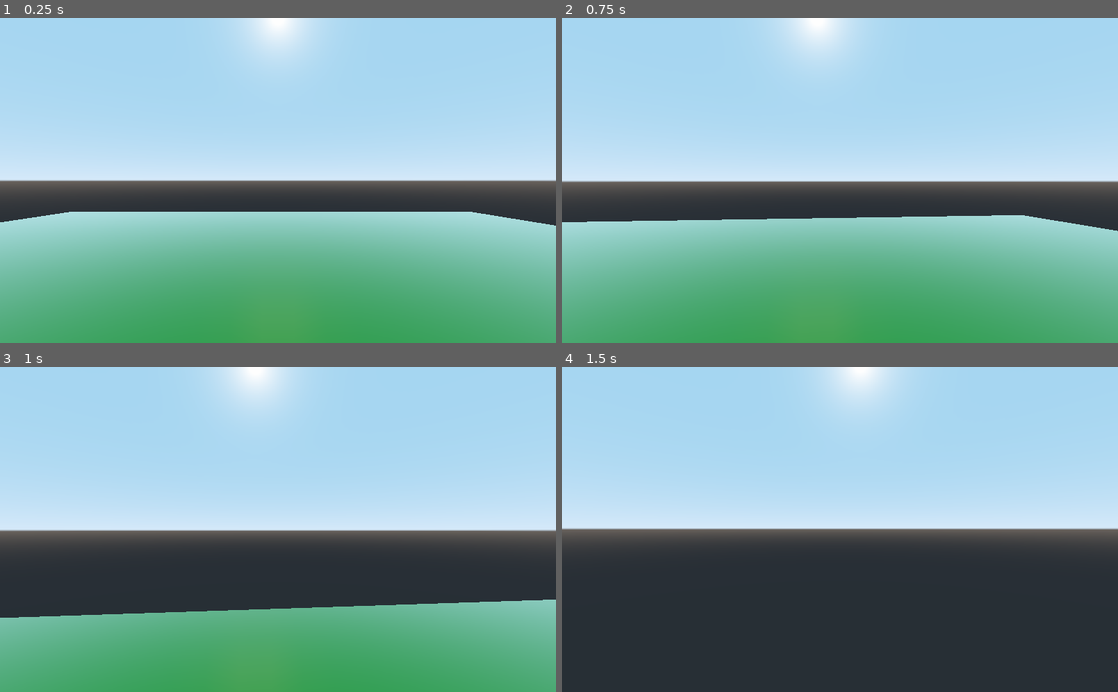
Above: before the commit, frames 1-4 (two rows, left to right).
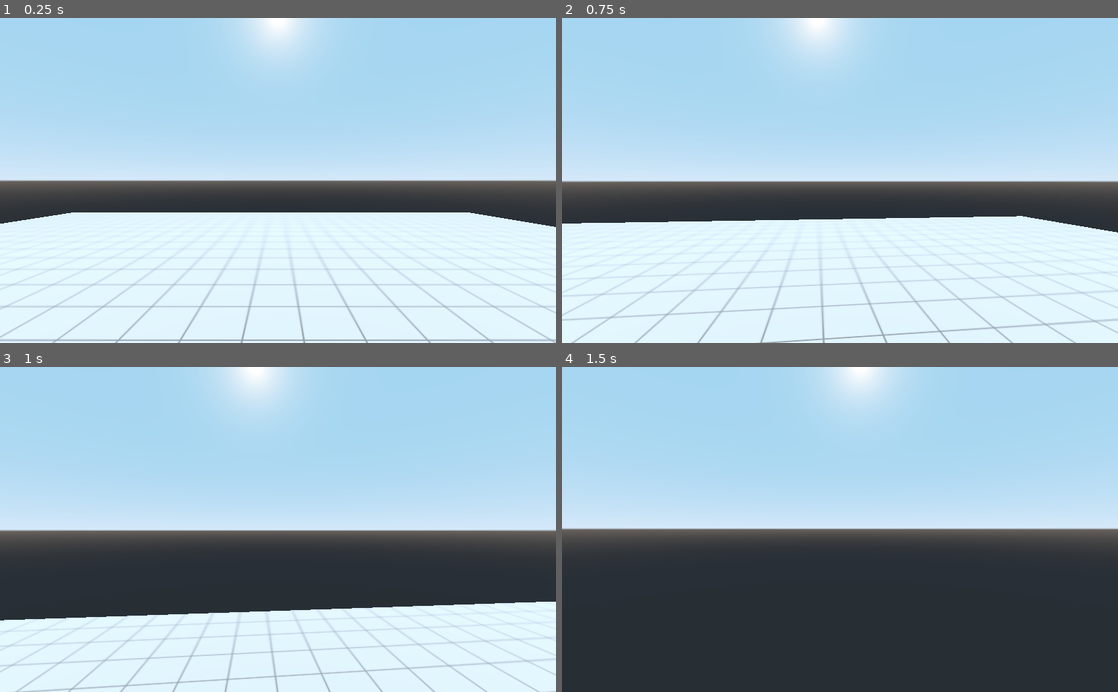
Above: after the commit, the same moments.

Repository: Pixeliceous/Sandboxy
Game: Godot game, scene res://Scenes/Room.tscn
Same seed, same stepped clock (60 frames per second), same inputs: the game is played once before the commit and once after it.
Inputs (mouse positions are in pixels of both pictures, inside the frame that each line leads up to):
- Up to frame 1 (0.25 s): no input
- Up to frame 2 (0.75 s): tap Enter at 0.5 s; move the mouse to (867, 180) at 0.52 s; hold W (moveForward) from 0.53 s (still down)
- Up to frame 3 (1 s): keep holding W (moveForward); tap Space (jump) at 0.77 s
- Up to frame 4 (1.5 s): keep holding W (moveForward); move the mouse to (812, 529) at 1.27 s

The runs differ from the first frame. In frame 1, 40% of the frame differs, in the area x 0-100%, y 59-100%; in frame 2, 38%; in frame 3, 26%; in frame 4, nothing differs.

Commit message:
Testing a tiled floor plane.

Diff:
--- a/source/Scenes/Room.tscn
+++ b/source/Scenes/Room.tscn
@@ -1,13 +1,16 @@
-[gd_scene load_steps=6 format=2]
+[gd_scene load_steps=7 format=2]
 
 [ext_resource path="res://Scenes/Player.tscn" type="PackedScene" id=1]
 [ext_resource path="res://Scripts/setGrid.gd" type="Script" id=2]
+[ext_resource path="res://Textures/tile.png" type="Texture" id=3]
 
-[sub_resource type="CubeMesh" id=1]
+[sub_resource type="PlaneMesh" id=4]
 
-[sub_resource type="SpatialMaterial" id=3]
-albedo_color = Color( 0.00392157, 0.709804, 0.117647, 1 )
-roughness = 0.0
+[sub_resource type="SpatialMaterial" id=5]
+albedo_texture = ExtResource( 3 )
+metallic_specular = 0.0
+roughness = 0.48
+uv1_scale = Vector3( 32, 32, 1 )
 
 [sub_resource type="BoxShape" id=2]
 
@@ -18,11 +21,16 @@
 transform = Transform( 20, 0, 0, 0, 0.1, 0, 0, 0, 20, 0, 0, 0 )
 
 [node name="MeshInstance" type="MeshInstance" parent="Floor"]
-mesh = SubResource( 1 )
-material/0 = SubResource( 3 )
+mesh = SubResource( 4 )
+material/0 = SubResource( 5 )
 
 [node name="CollisionShape" type="CollisionShape" parent="Floor"]
+transform = Transform( 1024, 0, 0, 0, 1, 0, 0, 0, 1024, 0, 0, 0 )
 shape = SubResource( 2 )
 
 [node name="KinematicBody" parent="." instance=ExtResource( 1 )]
 transform = Transform( 1, 0, 0, 0, 1, 0, 0, 0, 1, 0.725662, 1.34883, 3.78584 )
+
+[node name="DirectionalLight" type="DirectionalLight" parent="."]
+transform = Transform( 1, 0, 0, 0, 0.721144, 0.692785, 0, -0.692785, 0.721144, 0, 18.3887, 25.053 )
+light_energy = 1.44
Binary file added: source/Textures/tile.png
Not shown, added: source/Textures/tile.png.import
